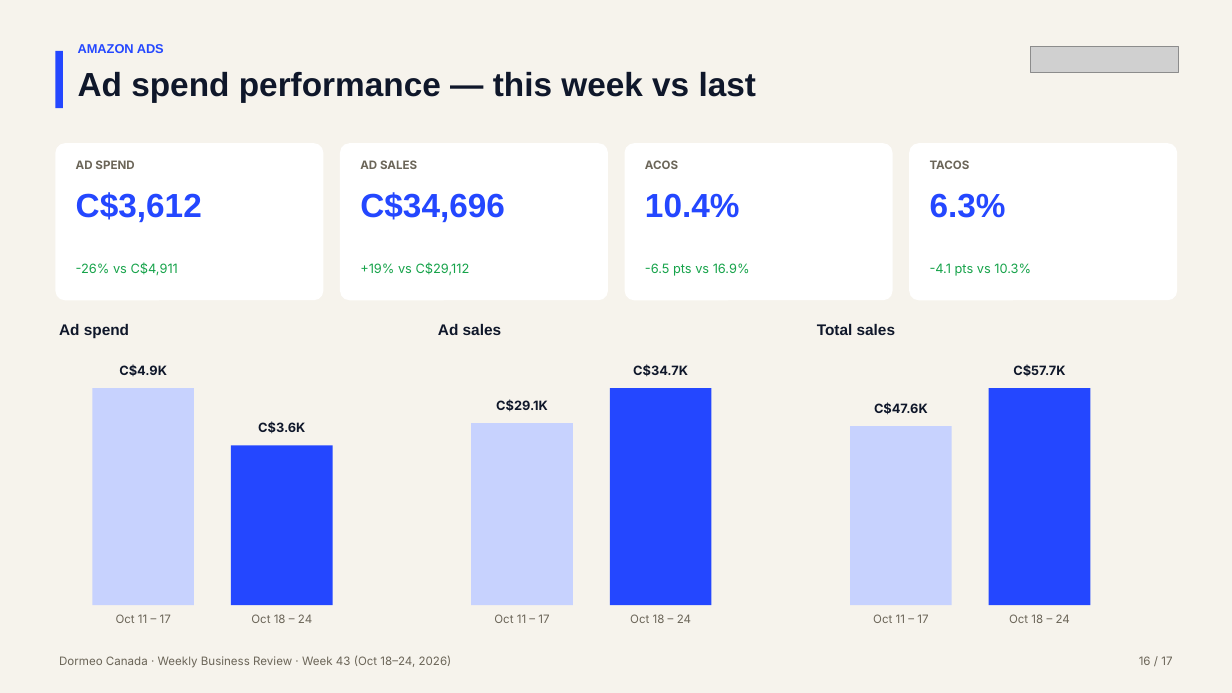
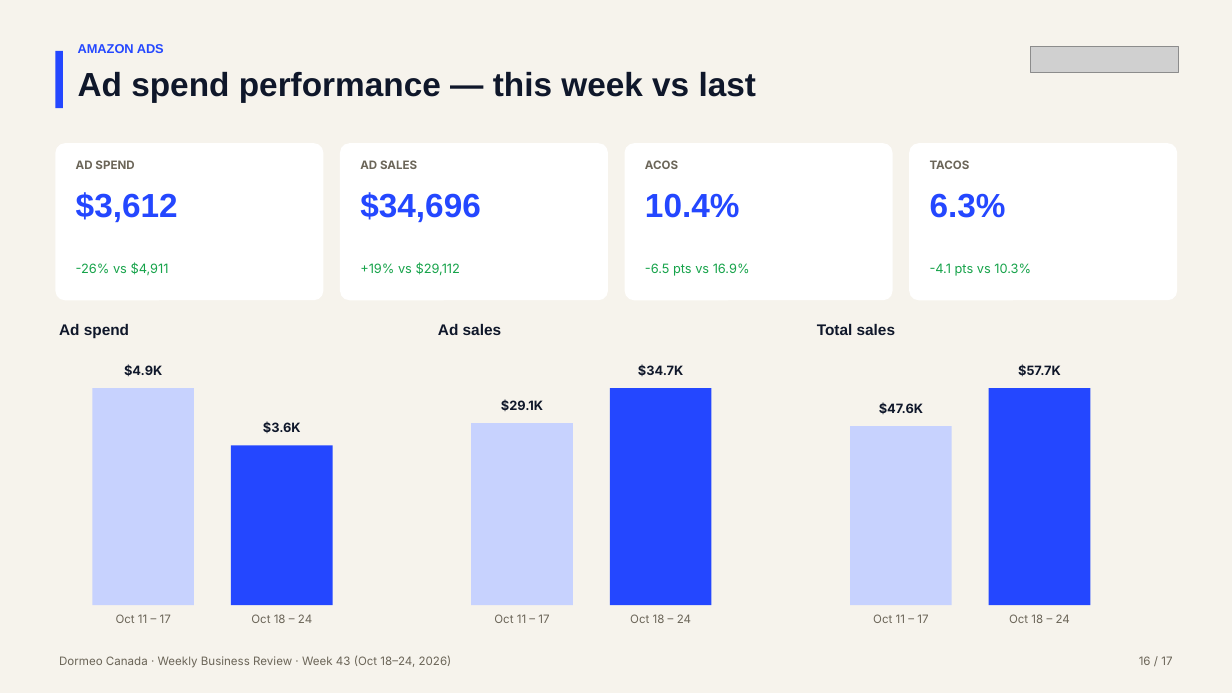
Before and after one commit to RONFSG/flagship-growth-reports, a slide deck: slide 16 of dormeo-canada/deck/2026-10-24/Dormeo-Canada-Weekly-Business-Review-Week-43-2026-10-24.pptx. Drawn at 1232x693 pixels with LibreOffice and Linux fonts; fonts in the diff are those of the drawing; grey boxes stand for pictures. Boxes give left, top, right and bottom in pixels: in the first picture for what was removed or moved away, otherwise in the second. Text is boxed around its words. In the diff, an @@ line names an element or a change of style, - is before the commit and + after.

```diff
--- a/dormeo-canada/deck/2026-10-24/Dormeo-Canada-Weekly-Business-Review-Week-43-2026-10-24.pptx
+++ b/dormeo-canada/deck/2026-10-24/Dormeo-Canada-Weekly-Business-Review-Week-43-2026-10-24.pptx
@@ text at (76, 192, 178, 222): text changed @@
-C$3,612
+$3,612
@@ text at (360, 192, 481, 222): text changed @@
-C$34,696
+$34,696
@@ text at (76, 262, 169, 275): text changed @@
--26% vs C$4,911
+-26% vs $4,911
@@ text at (360, 262, 460, 276): text changed @@
-+19% vs C$29,112
++19% vs $29,112
@@ text at (124, 364, 162, 376): text changed @@
-C$4.9K
+$4.9K
@@ text at (638, 364, 683, 376): text changed @@
-C$34.7K
+$34.7K
@@ text at (1018, 364, 1061, 376): text changed @@
-C$57.7K
+$57.7K
@@ text at (501, 399, 543, 411): text changed @@
-C$29.1K
+$29.1K
@@ text at (879, 402, 923, 414): text changed @@
-C$47.6K
+$47.6K
@@ text at (263, 421, 301, 433): text changed @@
-C$3.6K
+$3.6K
```
Also in this commit, not shown: 12 other slides changed, 19 other files.
